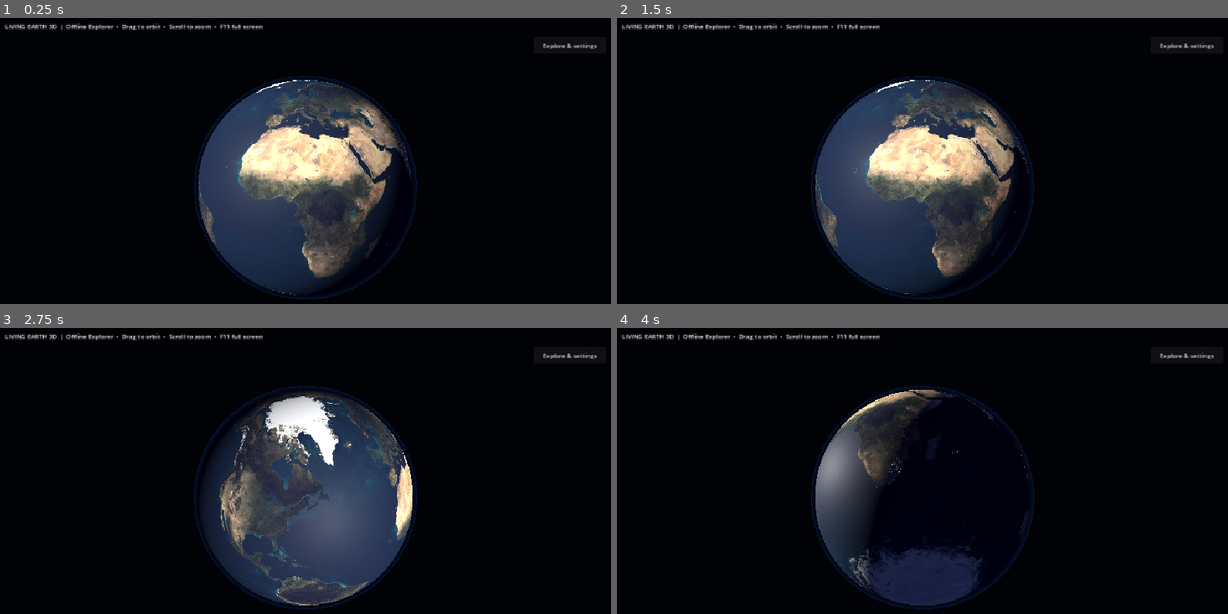
Above: before the commit, frames 1-4 (two rows, left to right).
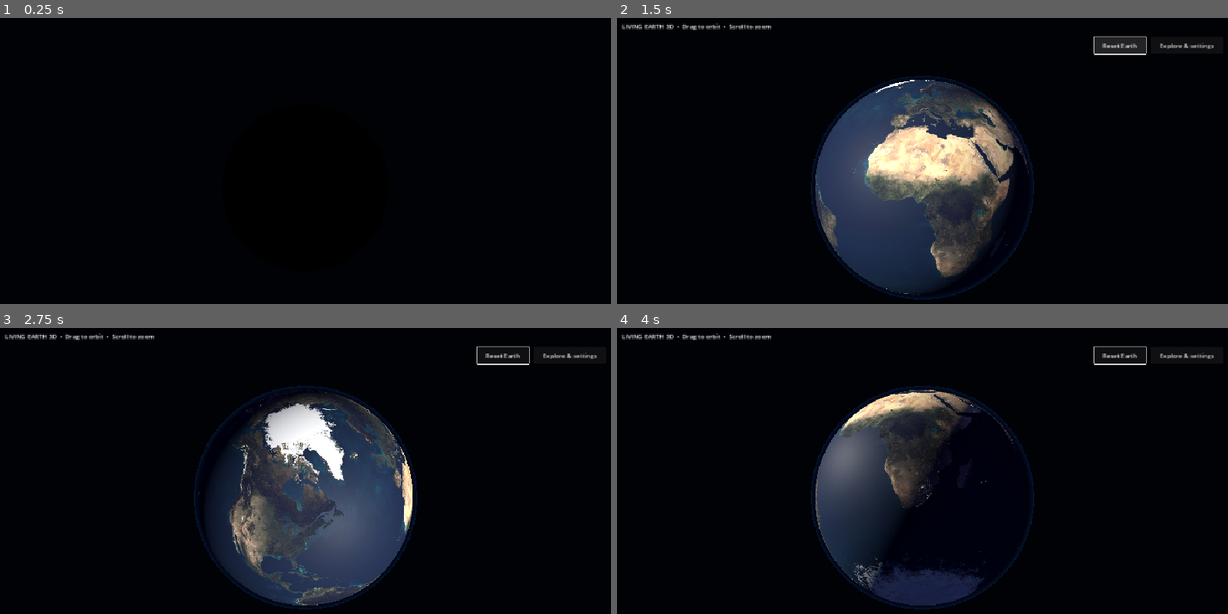
Above: after the commit, the same moments.

Repository: nortja/Living-earth-3d
Game: Godot game, scene res://scenes/earth.tscn
The game is run twice, just before and just after one commit, with the same random seed, the same clock (stepped at 60 frames per second) and the same inputs.
Inputs (mouse positions are in pixels of both pictures, inside the frame that each line leads up to):
- Up to frame 1 (0.25 s): no input
- Up to frame 2 (1.5 s): tap Enter at 0.5 s; move the mouse to (1056, 169) at 0.52 s; click (1056, 169) at 0.67 s; click (1118, 43) at 1.25 s, where only the run after the commit has a clickable "Reset Earth"
- Up to frame 3 (2.75 s): drag from (183, 513) to (274, 568) at 2.02 s
- Up to frame 4 (4 s): move the mouse to (983, 419) at 2.77 s; click (983, 419) at 2.92 s; drag from (891, 568) to (739, 445) at 3.52 s

The runs differ from the first frame. In frame 1, 20% of the frame differs, in the area x 0-98%, y 1-99%; in frame 2, 2.6%; in frame 3, 7.2%; in frame 4, 7.1%.

Commit message:
Add illuminated Earth branding, animated intro and refined controls; stop automatic builds

Diff:
--- a/assets/icon.svg
+++ /dev/null
@@ -1 +0,0 @@
-<svg xmlns="http://www.w3.org/2000/svg" width="256" height="256" viewBox="0 0 256 256"><defs><radialGradient id="sea" cx="35%" cy="30%"><stop stop-color="#57bcdd"/><stop offset=".65" stop-color="#156391"/><stop offset="1" stop-color="#071d3d"/></radialGradient></defs><circle cx="128" cy="128" r="116" fill="#14385c"/><circle cx="128" cy="128" r="107" fill="url(#sea)"/><path d="M65 49l29-14 24 13 16 24-18 25-22 3-4 29-21-5-16-27-15-9 7-23zM121 126l30-17 25 7 16 29-19 25-8 33-20 16-10-25 5-24-23-19zM185 63l25 25 14 39-23-10-10-25-19-7z" fill="#67b891"/><circle cx="128" cy="128" r="109" fill="none" stroke="#8ed9ee" stroke-width="3" opacity=".7"/></svg>
--- a/project.godot
+++ b/project.godot
@@ -2,8 +2,12 @@
 
 [application]
 config/name="Living Earth 3D"
-config/version="0.2.0"
-config/icon="res://assets/icon.svg"
+config/version="0.3.0"
+config/icon="res://assets/icon.png"
+config/windows_native_icon="res://assets/icon.ico"
+boot_splash/show_image=false
+boot_splash/bg_color=Color(0, 0, 0, 1)
+run/max_fps=60
 run/main_scene="res://scenes/earth.tscn"
 config/features=PackedStringArray("4.2", "GL Compatibility")
 
--- a/scripts/earth.gd
+++ b/scripts/earth.gd
@@ -7,6 +7,16 @@
 var pitch := 0.18
 var distance := 3.6
 var dragging := false
+var angular_velocity := Vector2.ZERO
+var play_intro := true
+var intro_running := false
+var intro_reveal := 1.0
+var intro_tween: Tween
+var earth_material: ShaderMaterial
+var atmosphere_material: ShaderMaterial
+var sun: DirectionalLight3D
+var interface_layer: CanvasLayer
+var preferences_path := "user://preferences.cfg"
 var zoom_tween: Tween
 var zoom_target := 3.6
 var screensaver_mode := false
@@ -24,7 +34,7 @@
 var update_status: Label
 var update_request: HTTPRequest
 var preferences := ConfigFile.new()
-const VERSION := "0.2.0"
+const VERSION := "0.3.0"
 const RELEASES_URL := "https://github.com/nortja/Living-earth-3d/releases"
 
 
@@ -64,6 +74,7 @@
     mat.set_shader_parameter("day_map", load("res://assets/earth/day.jpg"))
     mat.set_shader_parameter("night_map", load("res://assets/earth/night.png"))
     mat.set_shader_parameter("ocean_mask", load("res://assets/earth/specular.jpg"))
+    earth_material = mat
     earth.material_override = mat
     add_child(earth)
 
@@ -74,10 +85,11 @@
     atmosphere.mesh = outer
     var glow := ShaderMaterial.new()
     glow.shader = load("res://shaders/atmosphere.gdshader")
+    atmosphere_material = glow
     atmosphere.material_override = glow
     add_child(atmosphere)
 
-    var sun := DirectionalLight3D.new()
+    sun = DirectionalLight3D.new()
     sun.rotation_degrees = Vector3(-25, 150, 0)
     sun.light_energy = 2.0
     add_child(sun)
@@ -91,8 +103,9 @@
 
     var layer := CanvasLayer.new()
     add_child(layer)
+    interface_layer = layer
     info = Label.new()
-    info.text = "LIVING EARTH 3D  |  Offline Explorer  •  Drag to orbit  •  Scroll to zoom  •  F11 full screen"
+    info.text = "LIVING EARTH 3D  •  Drag to orbit  •  Scroll to zoom"
     info.set_anchors_and_offsets_preset(Control.PRESET_TOP_WIDE)
     info.offset_left = 22
     info.offset_right = -22
@@ -105,10 +118,17 @@
         get_window().mode = Window.MODE_FULLSCREEN
         Input.mouse_mode = Input.MOUSE_MODE_HIDDEN
         discovery_enabled = false
+    if play_intro:
+        start_intro()
 
 func _process(delta: float) -> void:
     screensaver_age += delta
-    if (journey and journey.is_running()) or (zoom_tween and zoom_tween.is_running()):
+    if not dragging and angular_velocity.length() > 0.001:
+        yaw += angular_velocity.x * delta
+        pitch = clampf(pitch + angular_velocity.y * delta, -1.35, 1.35)
+        angular_velocity *= exp(-4.5 * delta)
+        _update_camera()
+    if intro_running or (journey and journey.is_running()) or (zoom_tween and zoom_tween.is_running()):
         _update_camera()
     if selected < 0:
         earth.rotate_y(delta * 0.08)
@@ -123,9 +143,18 @@
         if screensaver_age > 1.0 and (event is InputEventKey or event is InputEventMouseButton or (event is InputEventMouseMotion and event.relative.length() > 3.0)):
             get_tree().quit()
         return
+    if intro_running and (event is InputEventMouseButton or event is InputEventKey):
+        finish_intro()
     if event is InputEventMouseButton:
         if event.button_index == MOUSE_BUTTON_LEFT:
+            if event.pressed and event.double_click:
+                dragging = false
+                angular_velocity = Vector2.ZERO
+                _zoom(-0.9)
+                return
             dragging = event.pressed
+            if dragging:
+                angular_velocity = Vector2.ZERO
             if dragging and journey:
                 journey.kill()
         elif event.pressed and event.button_index == MOUSE_BUTTON_WHEEL_UP:
@@ -133,11 +162,15 @@
         elif event.pressed and event.button_index == MOUSE_BUTTON_WHEEL_DOWN:
             _zoom(0.2)
     elif event is InputEventMouseMotion and dragging:
+        var velocity: Vector2 = event.velocity if event.velocity.length() > 0.0 else event.relative * 60.0
+        angular_velocity = (Vector2(-velocity.x, velocity.y) * 0.005).limit_length(2.0)
         yaw -= event.relative.x * 0.005
         pitch = clamp(pitch + event.relative.y * 0.005, -1.35, 1.35)
         _update_camera()
     elif event is InputEventKey and event.pressed:
-        if event.keycode == KEY_F11:
+        if event.keycode == KEY_HOME:
+            reset_view()
+        elif event.keycode == KEY_F11:
             get_window().mode = Window.MODE_WINDOWED if get_window().mode == Window.MODE_FULLSCREEN else Window.MODE_FULLSCREEN
         elif event.keycode == KEY_ESCAPE:
             if get_window().mode == Window.MODE_FULLSCREEN:
@@ -151,7 +184,7 @@
 
 func _build_explorer(layer: CanvasLayer) -> void:
     destinations = JSON.parse_string(FileAccess.get_file_as_string("res://data/destinations.json"))
-    preferences.load("user://preferences.cfg")
+    preferences.load(preferences_path)
     favorites = preferences.get_value("explorer", "favorites", [])
     var panel := PanelContainer.new()
     panel.set_anchors_and_offsets_preset(Control.PRESET_BOTTOM_WIDE)
@@ -178,6 +211,15 @@
     explore.offset_bottom = 104
     explore.pressed.connect(func(): panel.visible = not panel.visible)
     layer.add_child(explore)
+    var reset := Button.new()
+    reset.text = "Reset Earth"
+    reset.set_anchors_and_offsets_preset(Control.PRESET_TOP_RIGHT)
+    reset.offset_left = -356
+    reset.offset_right = -222
+    reset.offset_top = 60
+    reset.offset_bottom = 104
+    reset.pressed.connect(reset_view)
+    layer.add_child(reset)
     var scroll_panel := ScrollContainer.new()
     scroll_panel.horizontal_scroll_mode = ScrollContainer.SCROLL_MODE_DISABLED
     panel.add_child(scroll_panel)
@@ -267,6 +309,8 @@
 func visit(index: int) -> void:
     if index < 0 or index >= destinations.size():
         return
+    finish_intro()
+    angular_velocity = Vector2.ZERO
     selected = index
     var place: Dictionary = destinations[index]
     place_picker.select(index + 1)
@@ -314,7 +358,7 @@
     description.text = "Choose a destination and save it to start a favorites journey."
 
 func _save_preferences() -> void:
-    if preferences.save("user://preferences.cfg") != OK:
+    if preferences.save(preferences_path) != OK:
         push_warning("Could not save local preferences.")
 
 func check_updates() -> void:
@@ -367,6 +411,7 @@
     update_status.text = "Updater started • A verified update will ask before restarting." if pid > 0 else "Could not start updater. Use Official releases."
 
 func _zoom(amount: float) -> void:
+    angular_velocity = Vector2.ZERO
     if journey and journey.is_running():
         journey.kill()
         zoom_target = distance
@@ -375,3 +420,65 @@
     zoom_target = clampf(zoom_target + amount, 1.8, 10.0)
     zoom_tween = create_tween().set_trans(Tween.TRANS_SINE).set_ease(Tween.EASE_OUT)
     zoom_tween.tween_property(self, "distance", zoom_target, 0.18)
+
+func start_intro() -> void:
+    intro_running = true
+    interface_layer.hide()
+    distance = 4.6
+    sun.light_energy = 0.0
+    _set_intro_reveal(0.0)
+    _update_camera()
+    intro_tween = create_tween().set_parallel(true).set_trans(Tween.TRANS_SINE).set_ease(Tween.EASE_IN_OUT)
+    intro_tween.tween_method(_set_intro_reveal, 0.0, 1.0, 2.8)
+    intro_tween.tween_property(sun, "light_energy", 2.0, 2.8)
+    intro_tween.tween_property(self, "distance", 3.6, 2.8)
+    intro_tween.finished.connect(finish_intro)
+
+func _set_intro_reveal(value: float) -> void:
+    intro_reveal = value
+    earth_material.set_shader_parameter("visibility", value)
+    atmosphere_material.set_shader_parameter("visibility", value)
+
+func finish_intro() -> void:
+    if not intro_running:
+        return
+    intro_running = false
+    if intro_tween:
+        intro_tween.kill()
+    _set_intro_reveal(1.0)
+    sun.light_energy = 2.0
+    distance = 3.6
+    zoom_target = distance
+    _update_camera()
+    if not screensaver_mode:
+        interface_layer.show()
+
+func reset_view() -> void:
+    finish_intro()
+    angular_velocity = Vector2.ZERO
+    dragging = false
+    if journey:
+        journey.kill()
+    if zoom_tween:
+        zoom_tween.kill()
+    selected = -1
+    place_picker.select(0)
+    favorite_button.text = "Save favorite"
+    description.text = "Full Earth • Drag to spin, scroll or double-click to zoom. Home resets the view."
+    zoom_target = 3.6
+    var target_yaw := yaw + wrapf(PI + 0.25 + earth.rotation.y - yaw, -PI, PI)
+    journey = create_tween().set_parallel(true).set_trans(Tween.TRANS_SINE).set_ease(Tween.EASE_IN_OUT)
+    journey.tween_property(self, "distance", 3.6, 0.8)
+    journey.tween_property(self, "pitch", 0.18, 0.8)
+    journey.tween_property(self, "yaw", target_yaw, 0.8)
+    journey.finished.connect(_update_camera)
+
+func _input(event: InputEvent) -> void:
+    # Release must be observed even when a control consumes the mouse event.
+    if event is InputEventMouseButton and event.button_index == MOUSE_BUTTON_LEFT and not event.pressed:
+        dragging = false
+
+func _notification(what: int) -> void:
+    if what == NOTIFICATION_WM_WINDOW_FOCUS_OUT:
+        dragging = false
+        angular_velocity = Vector2.ZERO
--- a/shaders/atmosphere.gdshader
+++ b/shaders/atmosphere.gdshader
@@ -1,7 +1,8 @@
 shader_type spatial;
 render_mode unshaded, blend_add, cull_front, depth_draw_never, shadows_disabled;
+uniform float visibility : hint_range(0.0, 1.0) = 1.0;
 void fragment() {
     float rim = pow(1.0 - abs(dot(normalize(NORMAL), normalize(VIEW))), 3.0);
-    ALBEDO = vec3(0.12, 0.38, 0.9) * rim * 0.55;
-    ALPHA = rim * 0.55;
+    ALBEDO = vec3(0.12, 0.38, 0.9) * rim * 0.55 * visibility;
+    ALPHA = rim * 0.55 * visibility;
 }
--- a/shaders/earth.gdshader
+++ b/shaders/earth.gdshader
@@ -3,6 +3,7 @@
 uniform sampler2D day_map : source_color, filter_linear_mipmap_anisotropic, repeat_enable;
 uniform sampler2D night_map : source_color, filter_linear_mipmap_anisotropic, repeat_enable;
 uniform sampler2D ocean_mask : filter_linear_mipmap_anisotropic, repeat_enable;
+uniform float visibility : hint_range(0.0, 1.0) = 1.0;
 uniform vec3 sun_direction = vec3(0.5, 0.4, 1.0);
 varying vec3 world_normal;
 void vertex() {
@@ -12,8 +13,8 @@
     vec3 surface = texture(day_map, UV).rgb;
     float ocean = texture(ocean_mask, UV).r;
     float day = smoothstep(-0.12, 0.2, dot(normalize(world_normal), normalize(sun_direction)));
-    ALBEDO = surface;
+    ALBEDO = surface * visibility;
     ROUGHNESS = mix(0.9, 0.6, ocean);
     SPECULAR = mix(0.15, 0.32, ocean);
-    EMISSION = texture(night_map, UV).rgb * (1.0 - day) * 0.8;
+    EMISSION = texture(night_map, UV).rgb * (1.0 - day) * 0.8 * visibility;
 }
--- a/tests/explorer_test.gd
+++ b/tests/explorer_test.gd
@@ -14,6 +14,8 @@
 
 func run() -> void:
     var scene = load("res://scenes/earth.tscn").instantiate()
+    scene.play_intro = false
+    scene.preferences_path = "user://explorer-test-%d.cfg" % Time.get_ticks_usec()
     root.add_child(scene)
     await process_frame
     verify(scene.destinations.size() == 6, "Offline catalog loaded")
@@ -40,7 +42,7 @@
     scene.toggle_favorite()
     verify("Grand Canyon" in scene.favorites, "Favorite saved")
     var saved := ConfigFile.new()
-    verify(saved.load("user://preferences.cfg") == OK and "Grand Canyon" in saved.get_value("explorer", "favorites", []), "Favorite persists on disk")
+    verify(saved.load(scene.preferences_path) == OK and "Grand Canyon" in saved.get_value("explorer", "favorites", []), "Favorite persists on disk")
     scene.visit(1)
     scene.visit_favorite()
     verify(scene.selected == 0, "Favorite revisited")
@@ -52,18 +54,52 @@
     scene.discovery_enabled = true
     scene._process(121.0)
     verify(scene.selected != previous, "Timed discovery advances")
-    verify(scene.newer_version("v0.3.0"), "Newer minor release")
+    verify(scene.newer_version("v0.4.0"), "Newer minor release")
     verify(scene.newer_version("1.0.0"), "Newer major release")
-    verify(not scene.newer_version("v0.2.0"), "Current release ignored")
+    verify(not scene.newer_version("v0.3.0"), "Current release ignored")
     verify(not scene.newer_version("v0.0.9"), "Older release ignored")
     verify(not scene.newer_version("v1.0.0-beta"), "Prerelease ignored")
     scene._updates_received(0, 404, PackedStringArray(), PackedByteArray())
     verify(scene.update_status.text.contains("No published release"), "Missing release handled")
-    scene._updates_received(0, 200, PackedStringArray(), '{"tag_name":"v0.3.0"}'.to_utf8_buffer())
+    scene._updates_received(0, 200, PackedStringArray(), '{"tag_name":"v0.4.0"}'.to_utf8_buffer())
     verify(scene.update_status.text.contains("available"), "New release shown")
     scene._updates_received(0, 200, PackedStringArray(), 'invalid'.to_utf8_buffer())
     verify(scene.update_status.text.contains("unavailable"), "Malformed response handled")
     scene._updates_received(HTTPRequest.RESULT_CANT_CONNECT, 0, PackedStringArray(), PackedByteArray())
     verify(scene.update_status.text.contains("Offline"), "Network failure remains offline-safe")
+    scene.discovery_enabled = false
+    scene.reset_view()
+    scene.journey.custom_step(1.0)
+    verify(abs(scene.distance - 3.6) < 0.001 and scene.selected == -1, "Reset restores full Earth")
+    var click := InputEventMouseButton.new()
+    click.button_index = MOUSE_BUTTON_LEFT
+    click.pressed = true
+    click.double_click = true
+    scene._unhandled_input(click)
+    scene.zoom_tween.custom_step(0.3)
+    verify(scene.distance < 3.6, "Double-click zooms in")
+    click.double_click = false
+    scene._unhandled_input(click)
+    var motion := InputEventMouseMotion.new()
+    motion.relative = Vector2(20, 10)
+    motion.velocity = Vector2(300, 100)
+    scene._unhandled_input(motion)
+    click.pressed = false
+    scene._input(click)
+    var before_yaw: float = scene.yaw
+    var before_velocity: float = scene.angular_velocity.length()
+    scene._process(0.1)
+    verify(scene.yaw != before_yaw, "Orbit continues gently after release")
+    verify(scene.angular_velocity.length() < before_velocity, "Inertia decays")
+    scene.start_intro()
+    verify(scene.intro_running and scene.intro_reveal == 0.0 and not scene.interface_layer.visible, "Intro starts dark without UI")
+    scene.intro_tween.custom_step(1.4)
+    verify(scene.intro_reveal > 0.1 and scene.intro_reveal < 0.9, "Intro reveals Earth gradually")
+    scene.intro_tween.custom_step(2.0)
+    verify(not scene.intro_running and scene.intro_reveal == 1.0 and scene.interface_layer.visible, "Intro finishes with interactive Earth")
+    scene.start_intro()
+    scene.finish_intro()
+    verify(not scene.intro_running and scene.distance == 3.6, "Intro can be skipped")
+    DirAccess.remove_absolute(ProjectSettings.globalize_path(scene.preferences_path))
     print("Explorer: %d checks, %d failures" % [checks, failures])
     quit(1 if failures else 0)
--- /dev/null
+++ b/tests/intro_render_test.gd
@@ -0,0 +1,29 @@
+extends SceneTree
+var failures := 0
+func _initialize() -> void:
+    call_deferred("run")
+func run() -> void:
+    var scene = load("res://scenes/earth.tscn").instantiate()
+    scene.preferences_path = "user://intro-render-test.cfg"
+    root.add_child(scene)
+    root.size = Vector2i(1280, 720)
+    scene.intro_tween.pause()
+    var brightness: Array[float] = []
+    for stage in range(3):
+        if stage > 0:
+            scene.intro_tween.custom_step(1.45)
+        scene._update_camera()
+        for frame in range(3):
+            await process_frame
+        await RenderingServer.frame_post_draw
+        var image := root.get_texture().get_image()
+        brightness.append(image.get_pixel(image.get_width() / 2, image.get_height() / 2).get_luminance())
+        image.save_png("/tmp/living-earth-intro-%d.png" % stage)
+    if not (brightness[0] < 0.01 and brightness[1] > brightness[0] and brightness[2] > brightness[1]):
+        failures += 1
+        push_error("Intro did not reveal Earth smoothly: %s" % [brightness])
+    if scene.intro_running or not scene.interface_layer.visible:
+        failures += 1
+        push_error("Intro did not hand control to Explorer")
+    print("Intro render: dark → reveal → Explorer %s; %d failures" % [brightness, failures])
+    quit(1 if failures else 0)
--- a/tests/render_test.gd
+++ b/tests/render_test.gd
@@ -4,6 +4,7 @@
     call_deferred("run")
 func run() -> void:
     var scene = load("res://scenes/earth.tscn").instantiate()
+    scene.play_intro = false
     root.add_child(scene)
     for size in [Vector2i(800, 600), Vector2i(1920, 1080), Vector2i(3440, 1440), Vector2i(3840, 2160)]:
         root.size = size
Binary file added: assets/icon.ico
Binary file added: assets/icon.png
Not shown, changed: assets/icon.png.import
Not shown, changed: export_presets.cfg
Not shown, added: packaging/windows/requirements-build.txt
Not shown, changed: .github/workflows/windows-installer.yml
Not shown, added: CHANGELOG.md
Not shown, changed: PROJECT_PLAN.md
Not shown, changed: README.md
Not shown, added: ROADMAP.md
Not shown, added: assets/BRANDING.md
Not shown, changed: docs/WINDOWS_RELEASE.md
(and 7 more such lines)
